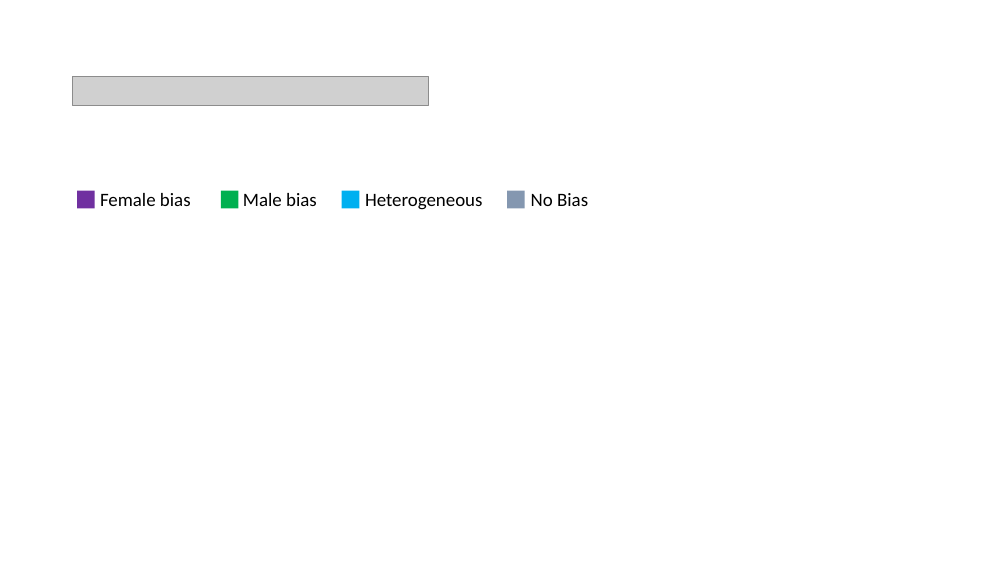
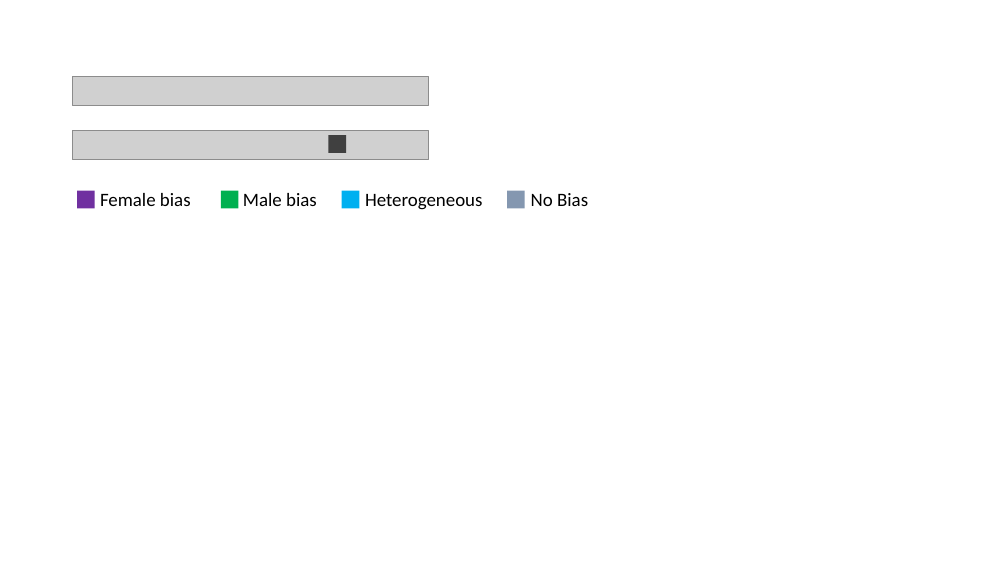
Before and after one commit to Karine-Moussa/xci-app-1, a slide deck: slide 1 of www/xci-app-legends.pptx. Drawn at 1008x567 pixels with LibreOffice and Linux fonts; fonts in the diff are those of the drawing; grey boxes stand for pictures. Boxes give left, top, right and bottom in pixels: in the first picture for what was removed or moved away, otherwise in the second. Text is boxed around its words. In the diff, an @@ line names an element or a change of style, - is before the commit and + after.

```diff
--- a/www/xci-app-legends.pptx
+++ b/www/xci-app-legends.pptx
@@ picture added at box(72, 130, 428, 160) @@
@@ rectangle added at box(328, 135, 346, 153), fill #404040 @@
```
Also in this commit, not shown: 9 other files.
